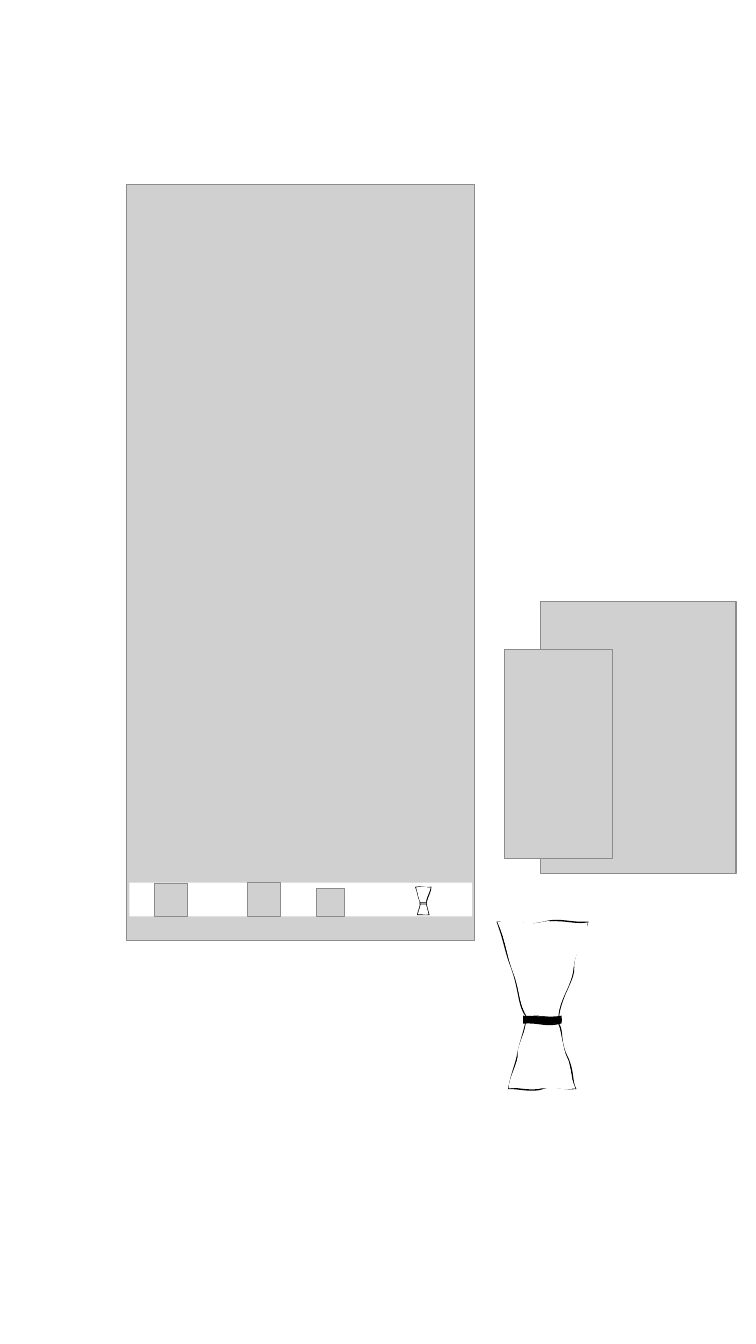
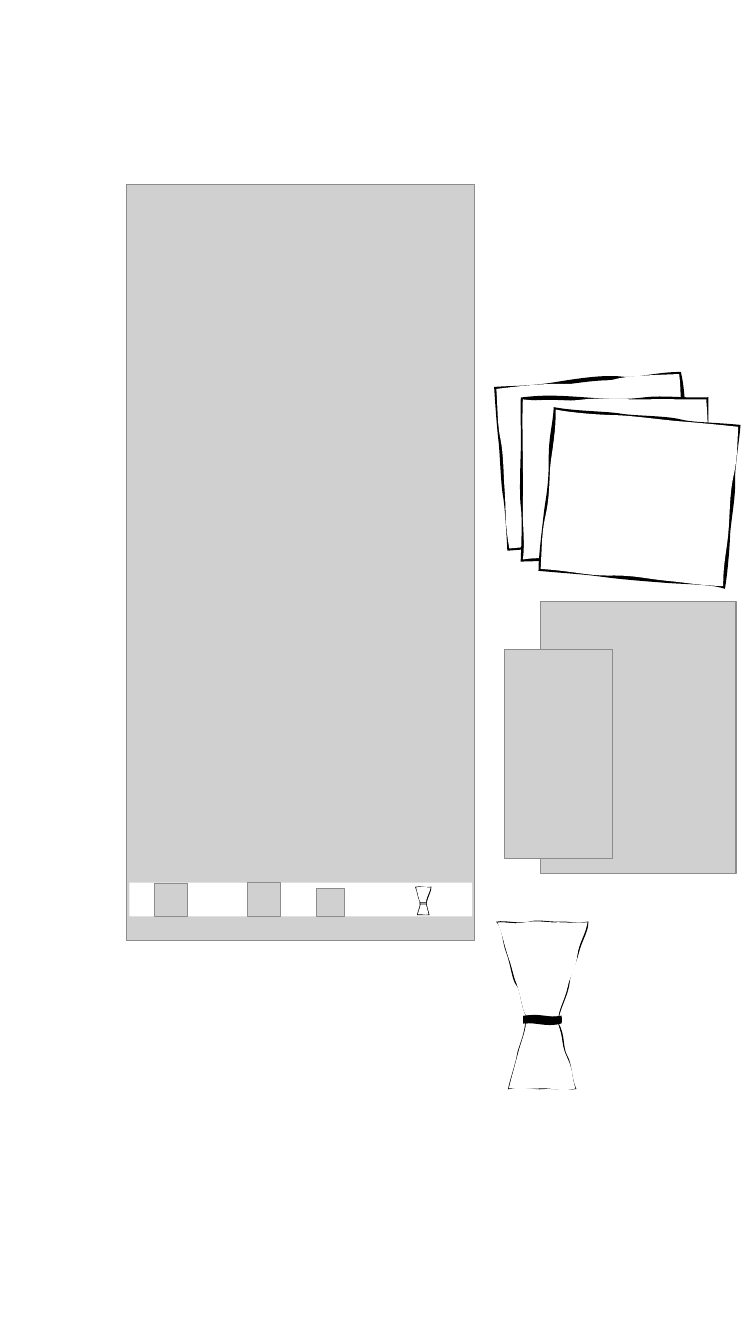
Before and after one commit to johntmayo/barkeep, a slide deck: slide 5 of icons/icon workspace.pptx. Drawn at 756x1344 pixels with LibreOffice and Linux fonts; fonts in the diff are those of the drawing; grey boxes stand for pictures; background and template pictures are left out. Boxes give left, top, right and bottom in pixels: in the first picture for what was removed or moved away, otherwise in the second. Text is boxed around its words. In the diff, an @@ line names an element or a change of style, - is before the commit and + after.

```diff
--- a/icons/icon workspace.pptx
+++ b/icons/icon workspace.pptx
@@ freeform shape added at [497,374,693,548], fill #FFFFFF, outline #000000 3 pt @@
@@ freeform shape added at [523,399,707,559], fill #FFFFFF, outline #000000 3 pt @@
@@ freeform shape added at [540,410,738,587], fill #FFFFFF, outline #000000 3 pt @@
@@ outline redrawn in 3 elements at [498,922,588,1017], [509,1023,576,1089], [524,1016,561,1022] @@
```
Also in this commit, not shown: 1 other slide changed, 3 other files.
